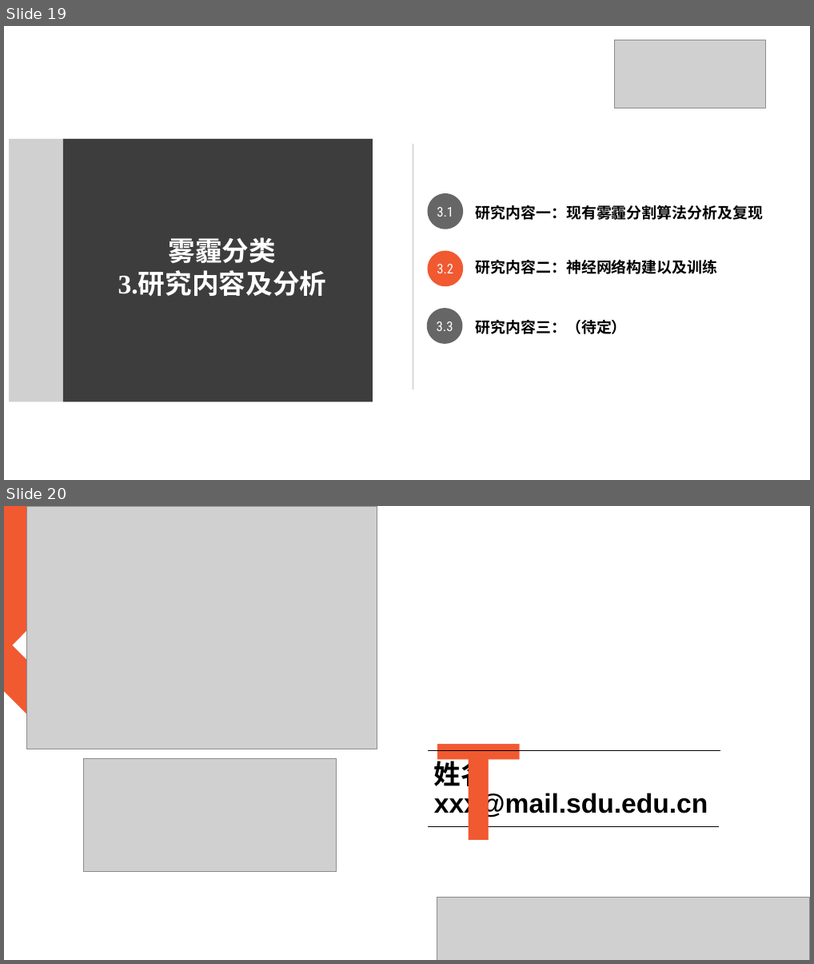
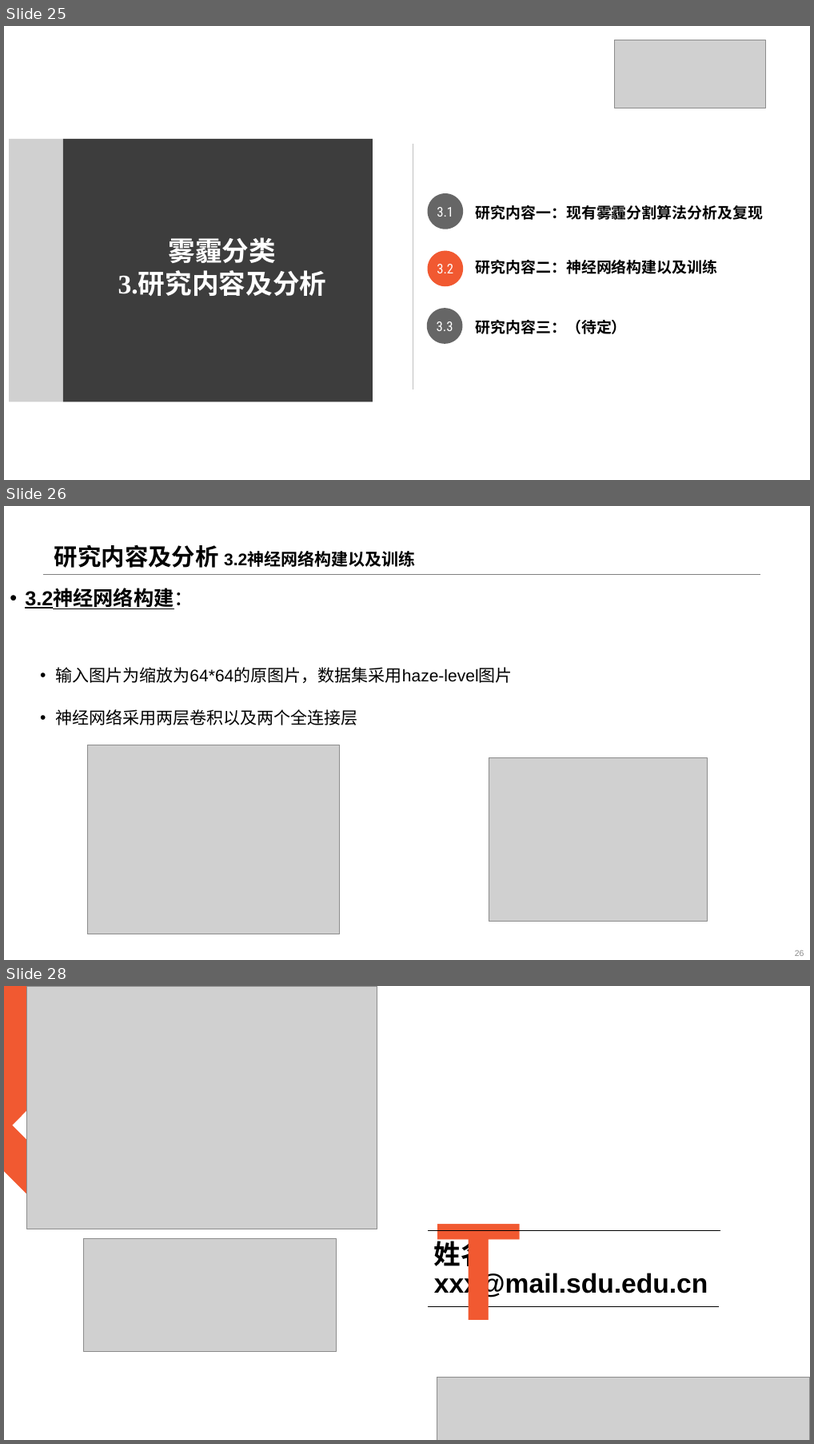
Before and after one commit to JYBlank-L/Unsupervised-Contrastive-Masking-for-Visual-Haze-Classification, a slide deck: 2021-09-04-雾霾检测算法_v1.pptx. Shown one above the other, each under a label of ours: slides 19 and 20 before the commit, slides 25, 26 and 28 after it; the slides between them are not shown. The pictures are 814x964 and 814x1444 pixels, drawn with LibreOffice and Linux fonts; fonts in the diff are those of the drawing; grey boxes stand for pictures; background and template pictures are left out. Boxes give left, top, right and bottom in pixels: in the first picture for what was removed or moved away, otherwise in the second. Text is boxed around its words. In the diff, an @@ line names an element or a change of style, - is before the commit and + after.

```diff
--- a/2021-09-04-雾霾检测算法_v1.pptx
+++ b/2021-09-04-雾霾检测算法_v1.pptx
@@ slide 26 added at [4, 506, 810, 960], background #FFFFFF @@
@@ title added at [54, 544, 416, 569], 20 pt, text #000000, bold @@
+研究内容及分析 3.2神经网络构建以及训练
@@ line added from (42, 574) to (761, 574), #808080 0.25 pt @@
@@ text added at [25, 589, 513, 725], 20 pt, text #000000 @@
+• 3.2神经网络构建：
+  • 输入图片为缩放为64*64的原图片，数据集采用haze-level图片
+  • 神经网络采用两层卷积以及两个全连接层
@@ picture added at [87, 745, 340, 934] @@
@@ picture added at [489, 757, 707, 921] @@
@@ page number added at [795, 950, 805, 956], 10 pt, text #8C8C8C @@
+26
@@ what was slide 19 is now slide 25 @@
@@ what was slide 20 is now slide 28 @@
```
Also in this commit, not shown: 5 slides changed, 7 other slides added.
